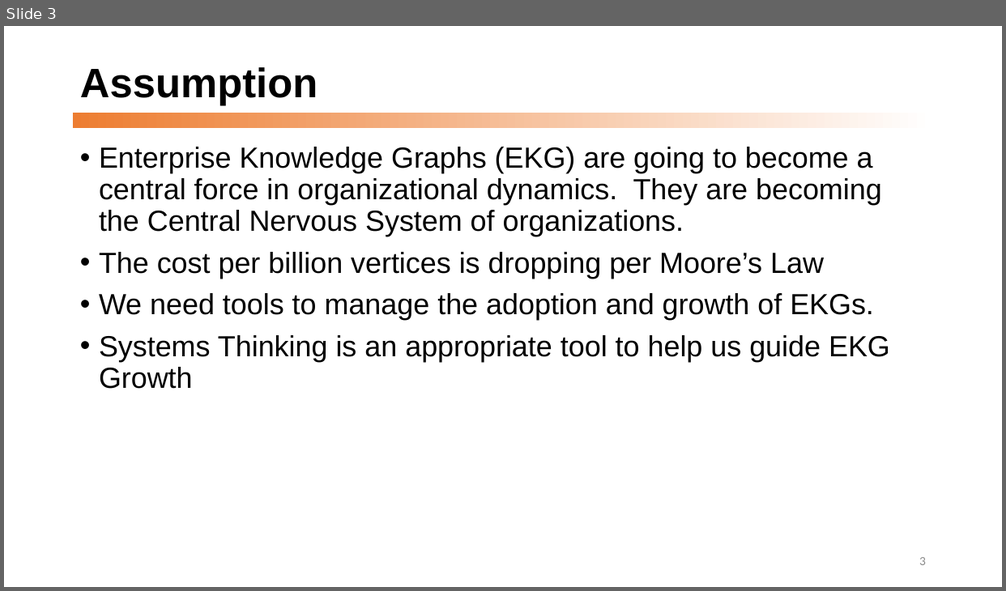
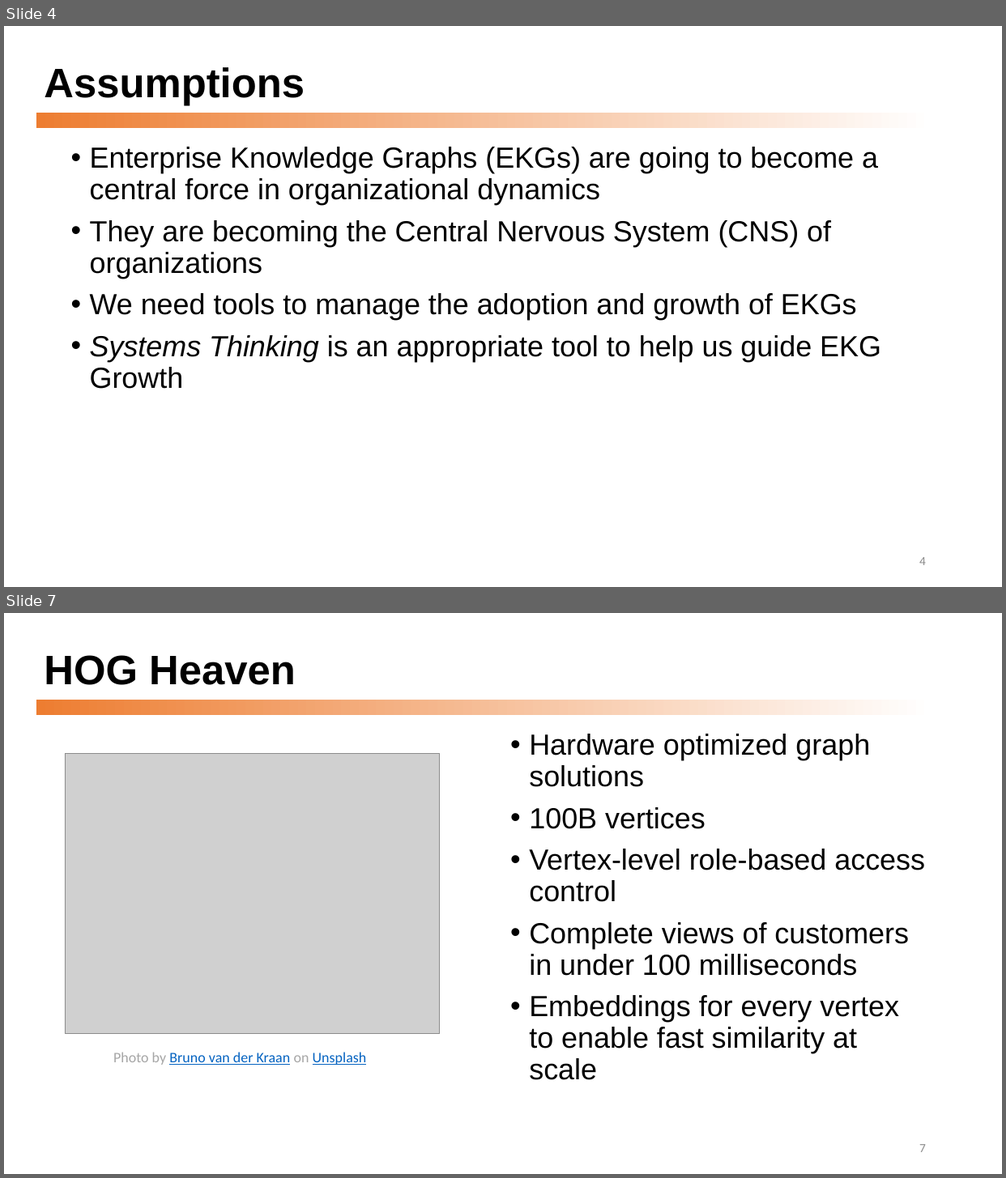
Before and after one commit to dmccreary/graph-systems-thinking, a slide deck: docs/presentations/Graph-Systems-Thinking-Half-Day-Workshop.pptx. Shown one above the other, each under a label of ours: slide 3 before the commit, slides 4 and 7 after it; the slides between them are not shown. The pictures are 1006x591 and 1006x1178 pixels, drawn with LibreOffice and Linux fonts; fonts in the diff are those of the drawing; grey boxes stand for pictures. Boxes give left, top, right and bottom in pixels: in the first picture for what was removed or moved away, otherwise in the second. Text is boxed around its words. In the diff, an @@ line names an element or a change of style, - is before the commit and + after.

```diff
--- a/docs/presentations/Graph-Systems-Thinking-Half-Day-Workshop.pptx
+++ b/docs/presentations/Graph-Systems-Thinking-Half-Day-Workshop.pptx
@@ slide 7 added at (4,613,1002,1174), background #FFFFFF; not listed: 1 template element that a slide beside it also shows @@
@@ title added at (44,655,296,685), 39.6 pt, text #000000, bold @@
+HOG Heaven
@@ text added at (529,734,925,1080), 28 pt, text #000000 @@
+• Hardware optimized graph solutions
+• 100B vertices
+• Vertex-level role-based access control
+• Complete views of customers in under 100 milliseconds
+• Embeddings for every vertex to enable fast similarity at scale
@@ picture added at (66,754,440,1034) @@
@@ text added at (113,1052,367,1065), 14 pt, text #0563C1, underline @@
+Photo by Bruno van der Kraan on Unsplash
@@ page number added at (919,1144,926,1152), 12 pt, text #8C8C8C @@
+7
@@ what was slide 3 is now slide 4 @@
@@ slide 4 changed as well @@
@@ title at (44,67,305,105): text changed @@
-Assumption
+Assumptions
@@ rectangle: place and size @@
-rectangle at (73,113,934,128)
+rectangle at (36,113,933,128)
@@ text "Enterprise Knowledge Graphs (EKGs) are ...": place and size @@
-text "Enterprise Knowledge Graphs (EKGs) are ..." at (99,147,890,389)
+text "Enterprise Knowledge Graphs (EKGs) are ..." at (90,147,881,389)
@@ text at (90,147,878,320): text changed @@
-• Enterprise Knowledge Graphs (EKG) are going to become a central force in organizational dynamics. They are becoming the Central Nervous System of organizations.
-• The cost per billion vertices is dropping per Moore’s Law
-• We need tools to manage the adoption and growth of EKGs.
+• Enterprise Knowledge Graphs (EKGs) are going to become a central force in organizational dynamics
+• They are becoming the Central Nervous System (CNS) of organizations
+• We need tools to manage the adoption and growth of EKGs
@@ text at (90,335,881,389): italic on in "Systems Thinking" @@
@@ page number at (919,557,926,565): text changed @@
-3
+4
```
Also in this commit, not shown: 13 other slides changed, 5 other slides added, 1 other file.
